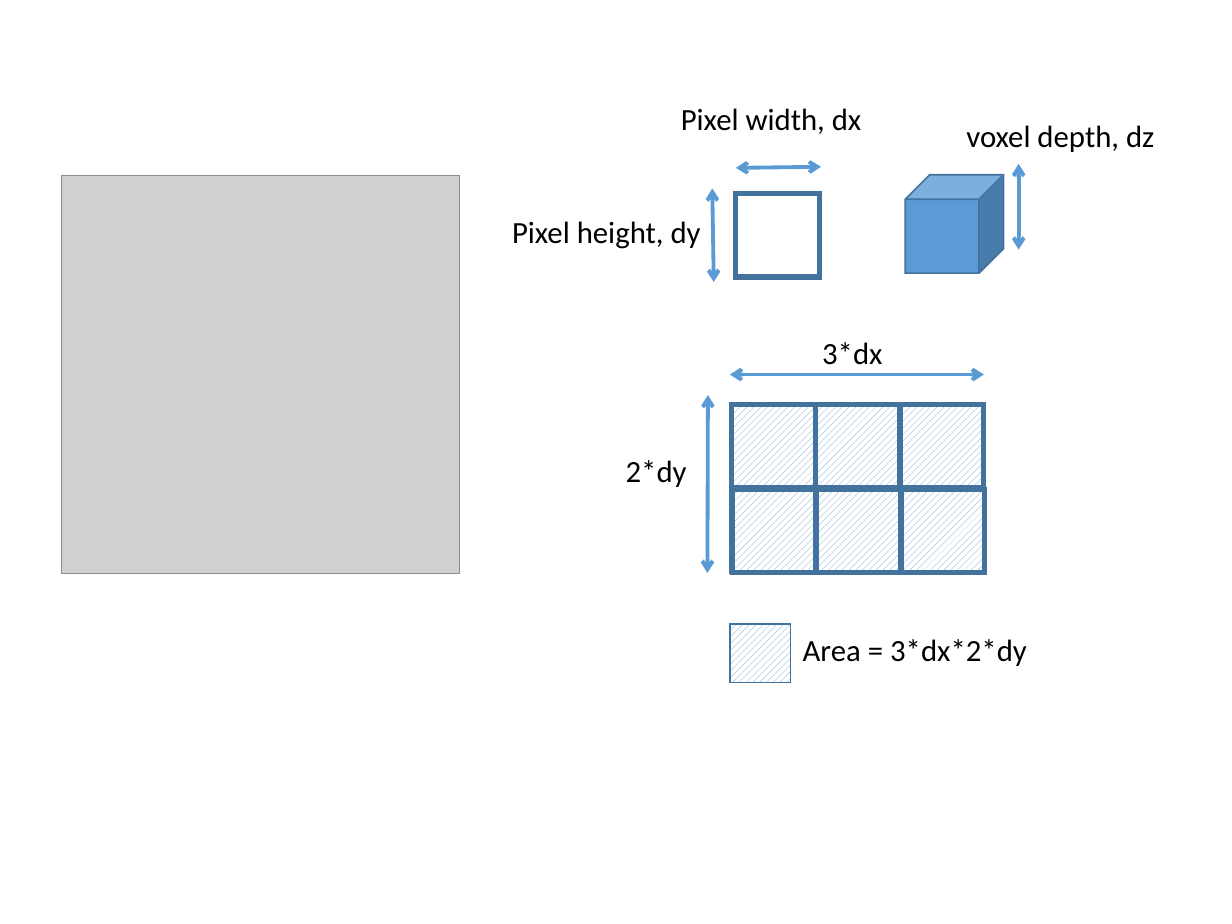
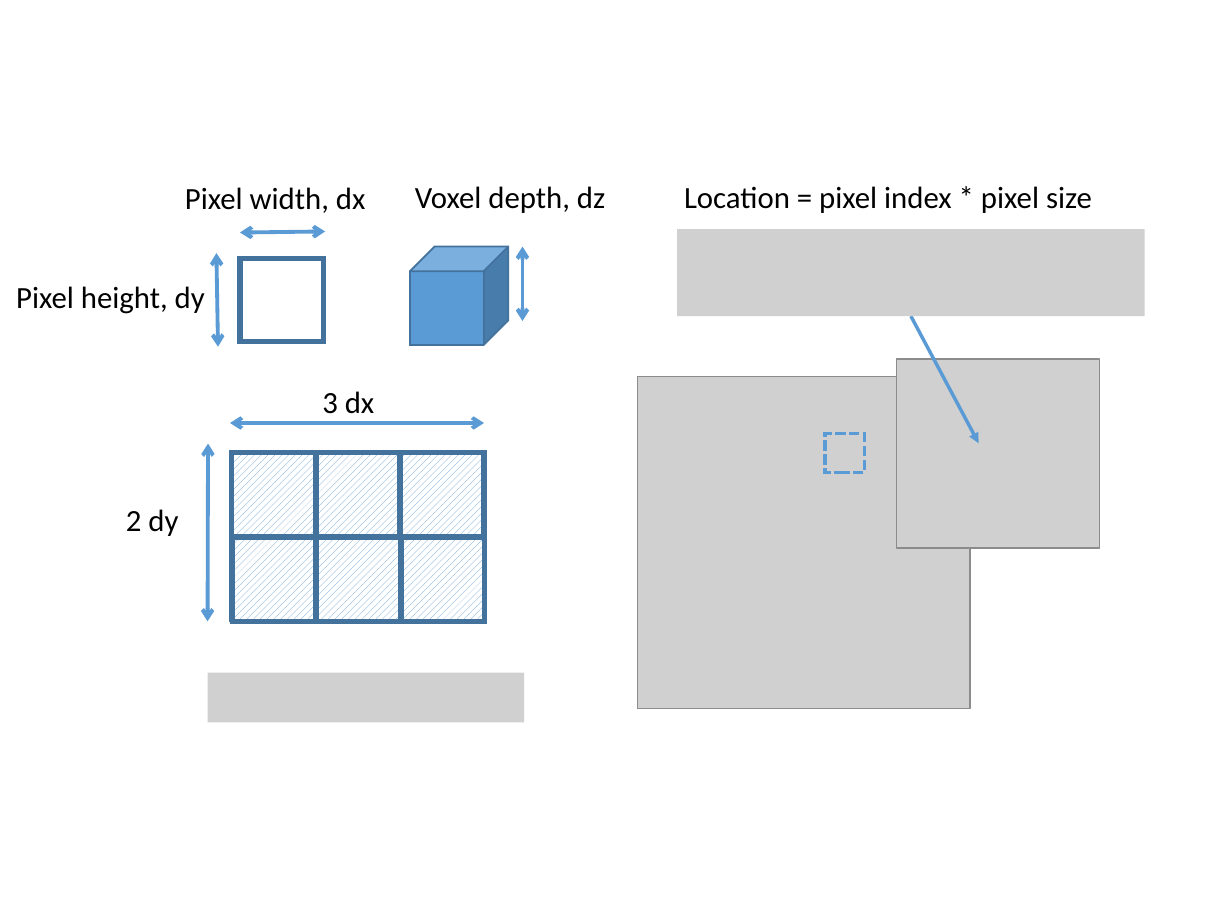
Before and after one commit to NEUBIAS/training-resources, a slide deck: slide 1 of figures/resources/spatial_calibration.pptx. Drawn at 1232x924 pixels with LibreOffice and Linux fonts; fonts in the diff are those of the drawing; grey boxes stand for pictures. Boxes give left, top, right and bottom in pixels: in the first picture for what was removed or moved away, otherwise in the second. Text is boxed around its words. In the diff, an @@ line names an element or a change of style, - is before the commit and + after.

```diff
--- a/figures/resources/spatial_calibration.pptx
+++ b/figures/resources/spatial_calibration.pptx
@@ picture removed at <box>62,175,460,573</box> @@
@@ text "Pixel width, dx": place and size @@
-text "Pixel width, dx" at <box>681,108,862,134</box>
+text "Pixel width, dx" at <box>185,187,366,213</box>
@@ text at <box>415,186,605,213</box>: text changed @@
-voxel depth, dz
+Voxel depth, dz
@@ text added at <box>684,186,1092,213</box>, 18 pt, text #000000 @@
+Location = pixel index * pixel size
@@ 2 double arrows, 1 text, 1 rectangle: place and size @@
-2 double arrows, 1 text, 1 rectangle at <box>512,166,821,282</box>
+2 double arrows, 1 text, 1 rectangle at <box>16,232,325,346</box>
@@ picture added at <box>678,229,1145,317</box> @@
@@ cube: place and size @@
-cube at <box>906,175,1004,274</box>
+cube at <box>410,246,509,345</box>
@@ double arrow moved from (1019, 250) - (1019, 164) to (522, 322) - (522, 246) @@
@@ arrow added from (910, 317) to (978, 444), #5B9BD5 2 pt @@
@@ picture added at <box>897,359,1100,547</box> @@
@@ picture added at <box>638,377,971,710</box> @@
@@ text at <box>322,391,375,414</box>: text changed @@
-3*dx
+3 dx
@@ 7 rectangles, 2 double arrows: place and size @@
-7 rectangles, 2 double arrows at <box>707,375,984,573</box>
+7 rectangles, 2 double arrows at <box>207,423,485,622</box>
@@ rectangle added at <box>825,434,865,473</box>, outline #5B9BD5 2 pt dashed @@
@@ text at <box>126,509,178,536</box>: text changed @@
-2*dy
+2 dy
@@ rectangle removed at <box>729,625,790,683</box> @@
@@ text removed at <box>803,639,1027,666</box> @@
-Area = 3*dx*2*dy
@@ picture added at <box>208,673,525,722</box> @@
```
Also in this commit, not shown: 1 other file.
